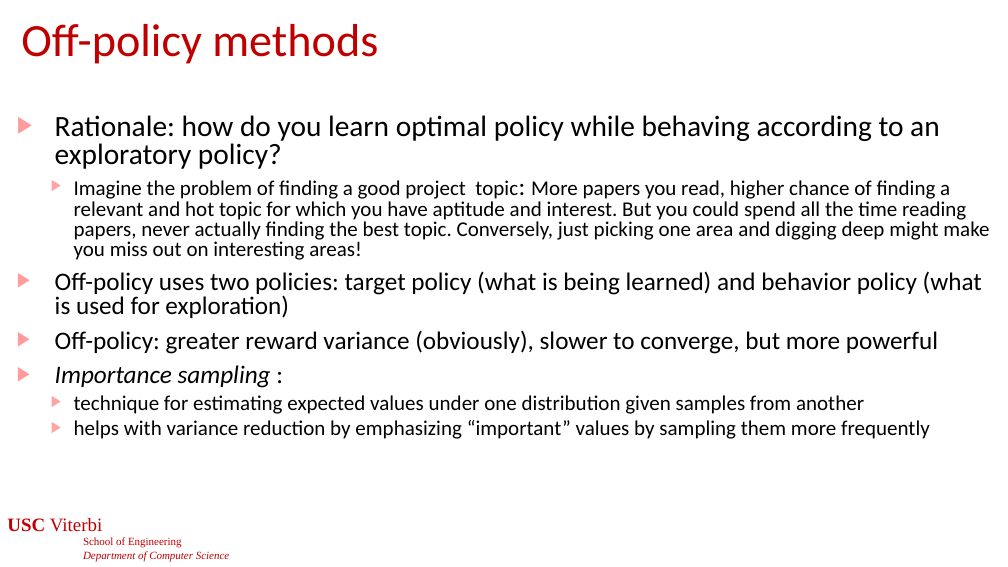
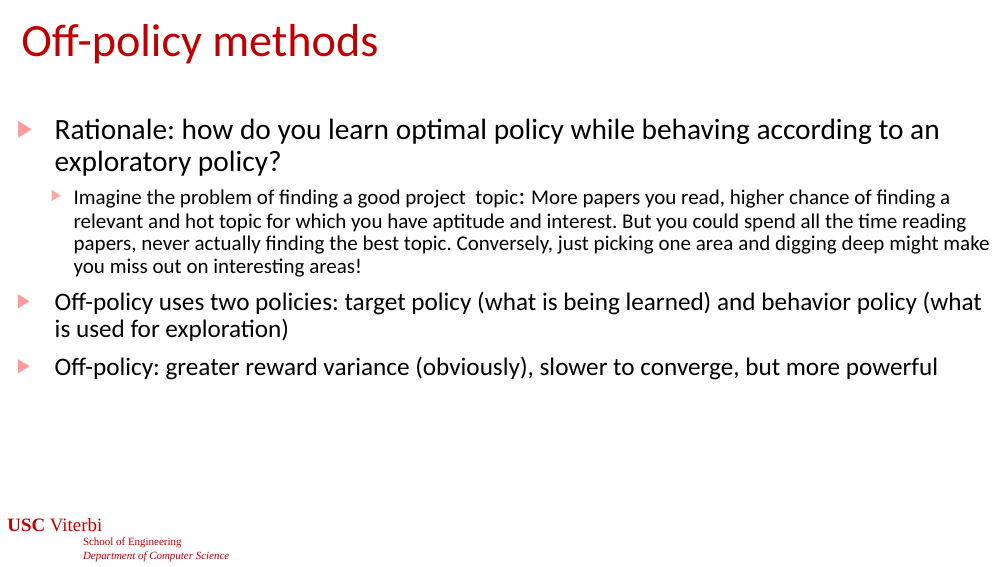
Before and after one commit to jdeshmukh/jdeshmukh.github.io, a slide deck: slide 31 of teaching/cs513-autocps-fall-2024/slides/RL.pptx. Drawn at 1008x567 pixels with LibreOffice and Linux fonts; fonts in the diff are those of the drawing; background and template pictures are left out. Boxes give left, top, right and bottom in pixels: in the first picture for what was removed or moved away, otherwise in the second. Text is boxed around its words. In the diff, an @@ line names an element or a change of style, - is before the commit and + after.

```diff
--- a/teaching/cs513-autocps-fall-2024/slides/RL.pptx
+++ b/teaching/cs513-autocps-fall-2024/slides/RL.pptx
@@ text "Rationale: how do you learn ..." at (55, 118, 989, 380): line spacing 0.8 to 0.9 @@
@@ text at (55, 365, 930, 439): paragraphs removed @@
-▶ Importance sampling :
-  ▶ technique for estimating expected values under one distribution given samples from another
-  ▶ helps with variance reduction by emphasizing “important” values by sampling them more frequently
```
Also in this commit, not shown: 3 other slides changed, 1 slide added, 2 other files.
